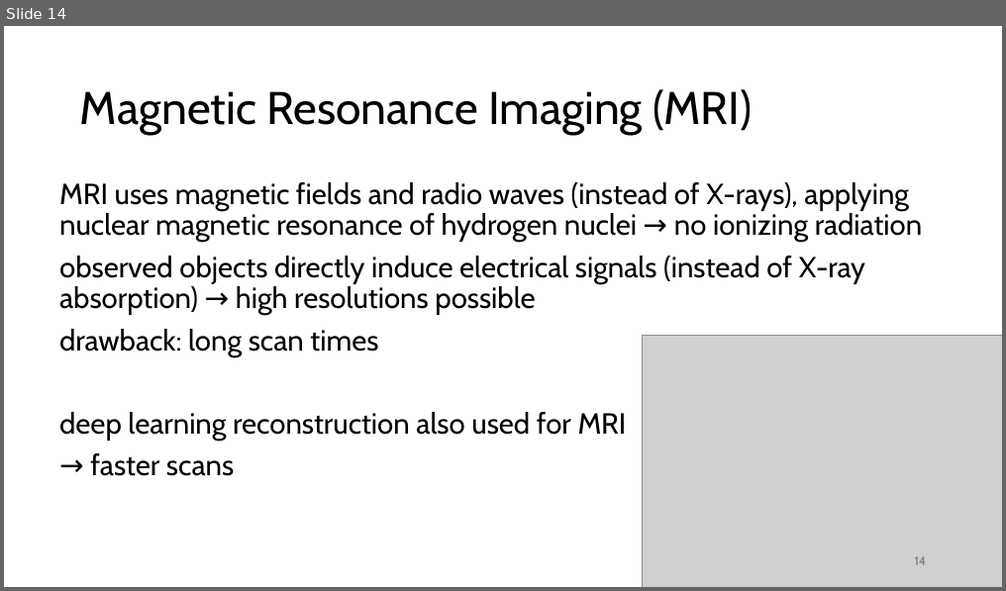
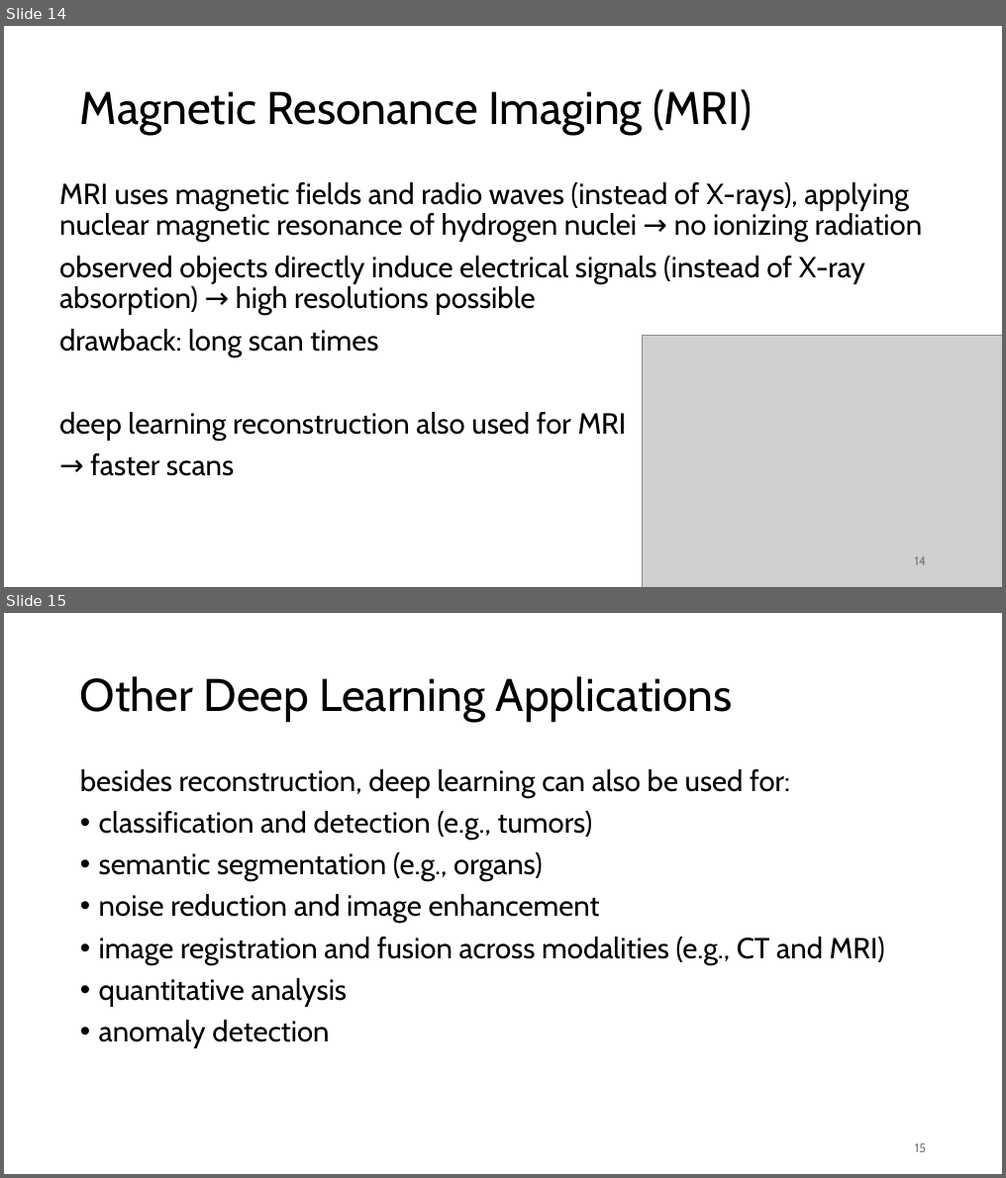
Before and after one commit to FelixWick/DL_images, a slide deck: slides/CT.pptx. Shown one above the other, each under a label of ours: slide 14 before the commit, slides 14 and 15 after it. The pictures are 1006x591 and 1006x1178 pixels, drawn with LibreOffice and Linux fonts; fonts in the diff are those of the drawing; grey boxes stand for pictures. Boxes give left, top, right and bottom in pixels: in the first picture for what was removed or moved away, otherwise in the second. Text is boxed around its words. In the diff, an @@ line names an element or a change of style, - is before the commit and + after.

```diff
--- a/slides/CT.pptx
+++ b/slides/CT.pptx
@@ slide 15 added at box(4, 613, 1002, 1174), background #FFFFFF @@
@@ title added at box(80, 676, 733, 722), 44 pt, text #000000 @@
+Other Deep Learning Applications
@@ text added at box(80, 769, 885, 1049), 28 pt, text #000000 @@
+besides reconstruction, deep learning can also be used for:
+• classification and detection (e.g., tumors)
+• semantic segmentation (e.g., organs)
+• noise reduction and image enhancement
+• image registration and fusion across modalities (e.g., CT and MRI)
+• quantitative analysis
+• anomaly detection
@@ page number added at box(915, 1144, 926, 1153), 12 pt, text #797979 @@
+15
```
Also in this commit, not shown: 1 slide changed, 1 other file.
